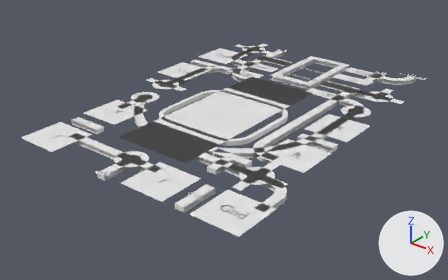
What one commit did to the Blender file primitives/nand2/nand2.blend.
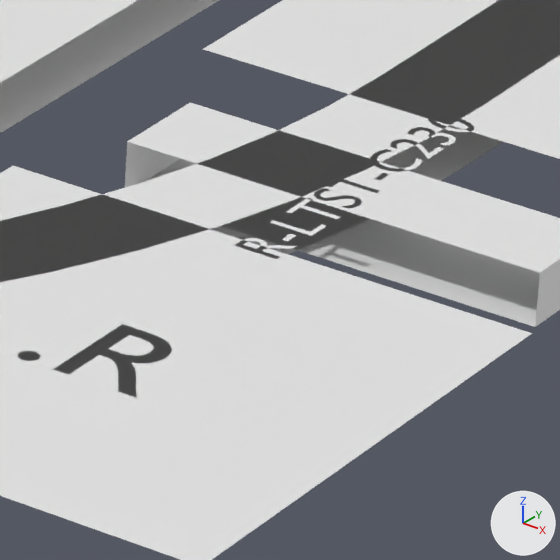
The first picture shows the older version from a 50 mm lens placed at (7.78, -10.21, 5.38), pointed at (-0.09, -0.37, -0.72). The close-ups show both versions on the part from 64% to 75% of the width and 45% to 62% of the height of that picture; other places that the commit changed are outside them. The axes (+X, +Y, +Z) are drawn at lower right. The lights are the same throughout.

The scene before the commit, as lines of its bpy script (objects in view):
```python
me_plane_004 = bpy.data.meshes.new('Plane.004')
me_plane_004.from_pydata(...)  # 178 vertices, 82 faces; spans x -2.2..2.2, y -4.0..4.0, z -0.1..0.0
txt_text_005 = bpy.data.curves.new('Text.005', 'FONT')
txt_text_005.body = 'R-LTST-C230'
txt_text_005.align_x = 'CENTER'
txt_text_005.align_y = 'CENTER'
txt_text_051 = bpy.data.curves.new('Text.051', 'FONT')
txt_text_051.body = '.R'
txt_text_051.align_x = 'CENTER'
txt_text_051.align_y = 'CENTER'
ob_plane_039 = bpy.data.objects.new('Plane.039', me_plane_004)
ob_plane_039.location = (0.0, 0.0, 0.0)
_m = ob_plane_039.modifiers.new('Solidify', 'SOLIDIFY')
_m.solidify_mode = 'NON_MANIFOLD'
_m.thickness = 0.2
_m.offset = 0.0
_m.use_rim_only = True
_m.nonmanifold_boundary_mode = 'ROUND'
ob_text_005 = bpy.data.objects.new('Text.005', txt_text_005)
ob_text_005.location = (2.3, -0.4, 0.0)
ob_text_005.rotation_euler = (0.0, 0.0, 1.571)  # degrees (0, 0, 90)
ob_text_005.scale = (0.12, 0.12, 0.12)
ob_text_021 = bpy.data.objects.new('Text.021', txt_text_051)
ob_text_021.location = (2.3, -1.2, 0.0)
ob_text_021.scale = (0.3, 0.3, 0.3)
# also in view: 'Plane.006' at (-0.1, 0.1, -0.05); 'Plane.030' at (0.35, 0.47, -0.05); 'Plane.025' at (0.05, -0.04, 0.0)
```
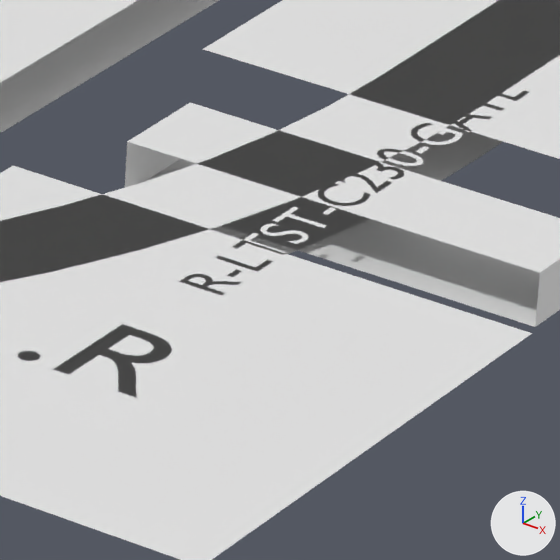
What differs and where, as boxes [x1, y1, x2, y2] in the close-ups (560 x 560 px):
'Text.005', text changed: before [235, 115, 474, 258]; after [179, 80, 528, 296]

What the commit changed:
In text 'Text.005' (txt_text_005), body goes from 'R-LTST-C230' to 'R-LTST-C230-GATE'.
